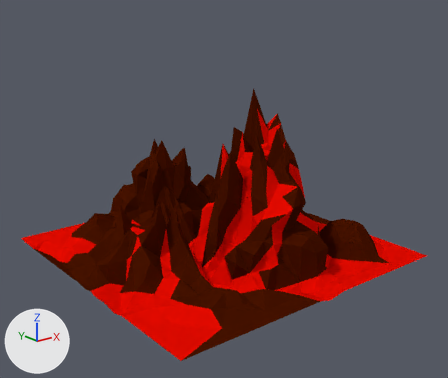
A saved change to the Blender file Assets/Models/Doodads/volcano.blend.
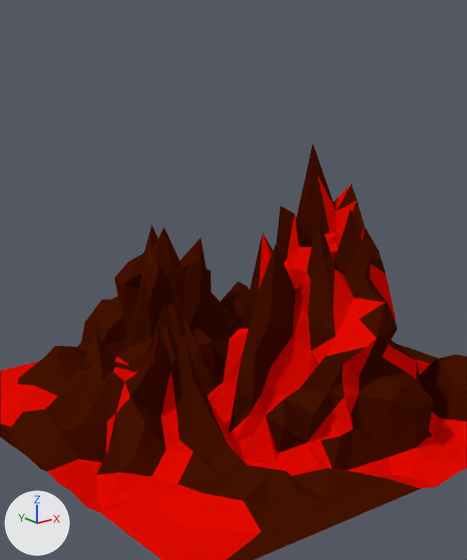
There are two pictures of each version: one whole from a camera (50 mm lens) standing at (-28.3, -36.9, 18.4) and looking at (-0.2, -1.7, 4.4), one close up on the part from 14% to 78% of the width and 0% to 91% of the height. Lighting does not change. The marker at lower left points along +X, +Y and +Z.

The first close-up shows 'Landscape'.
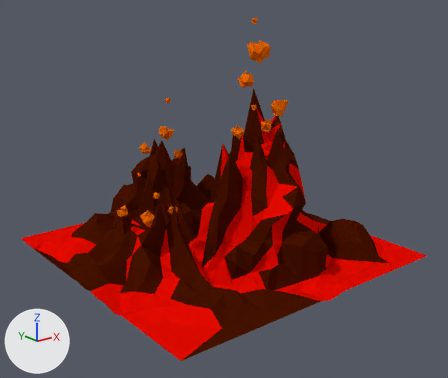
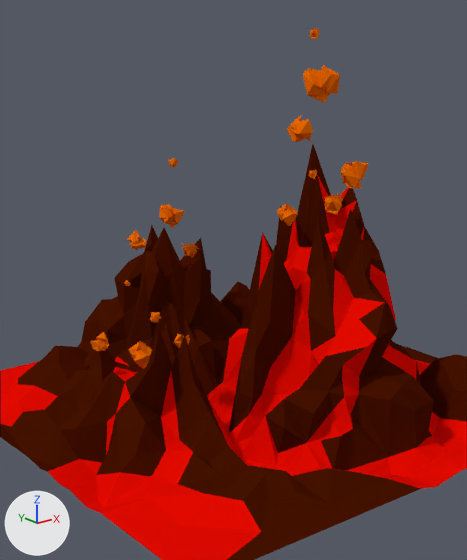
Pixel boxes (x1, y1, x2, y2) of what changed, in the close-ups (467 x 560 px):
'Landscape', reshaped: before (0, 144, 467, 560); after (0, 28, 467, 560)
part 1 of me_landscape, added (orange): after (277, 28, 369, 226)
part 2 of me_landscape, added (orange): after (90, 280, 190, 369)
part 3 of me_landscape, added (orange): after (127, 158, 198, 259)

The change, as a diff of the scene's bpy script:
```diff
--- a/Assets/Models/Doodads/volcano.blend.py
+++ b/Assets/Models/Doodads/volcano.blend.py
@@ mat_volvanofire @@
+mat_volvanofire = diffuse_material('volvanofire')
+mat_volvanofire.base_color = (0.8, 0.138, 0.0)  # orange #e76800
@@ me_landscape @@
 # used by ob_landscape; location = (0.0, 0.0, 0.0); rotation_euler = (1.571, 0.0, 0.0), in degrees (90, 0, 0)
-me_landscape.from_pydata(...)  # 729 vertices, 1274 faces, 3 loose edges; spans x -11.6..11.6, y -1.4..11.8, z -11.0..12.1
+me_landscape.from_pydata(...)  # 1401 vertices, 2554 faces, 3 loose edges; spans x -11.6..11.6, y -1.4..17.0, z -11.0..12.1
+# me_landscape part 1: 294 vertices added at x -0.7..3.4, y 8.5..17.0, z 2.4..5.5
+# me_landscape part 2: 210 vertices added at x -8.3..-4.8, y 2.4..6.7, z -0.6..2.6
+# me_landscape part 3: 168 vertices added at x -2.9..0.3, y 5.5..10.4, z -6.3..-3.8
 me_landscape.materials.append(mat_volcano_a)
 me_landscape.materials.append(mat_volcano_b)
+me_landscape.materials.append(mat_volvanofire)  # orange #e76800
```
